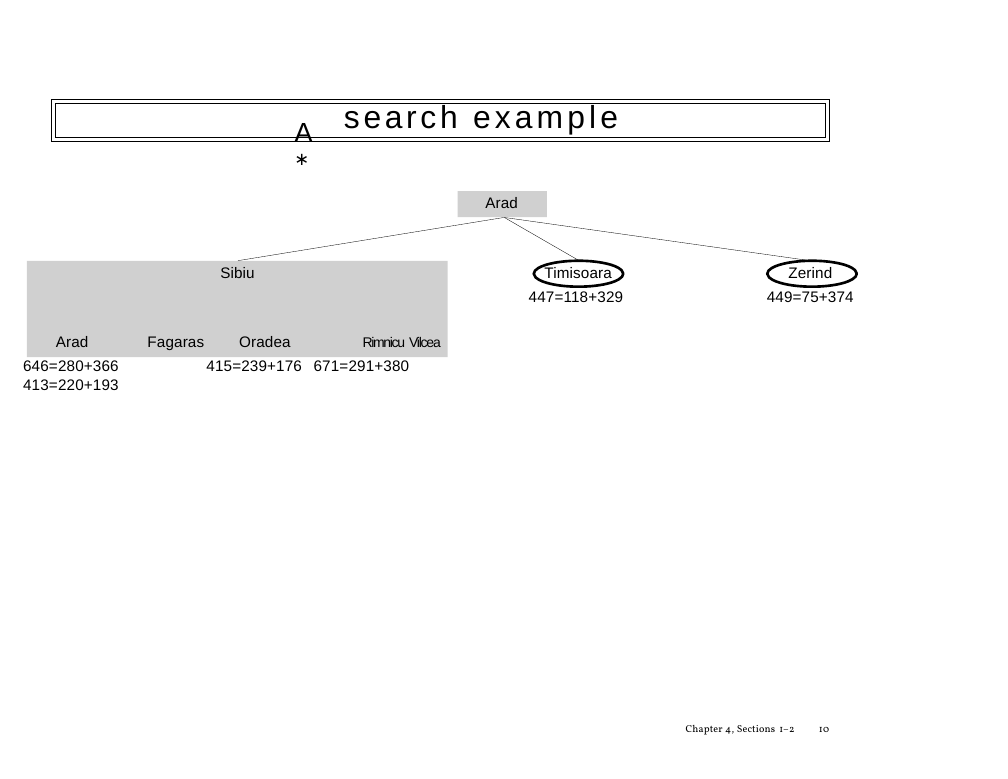
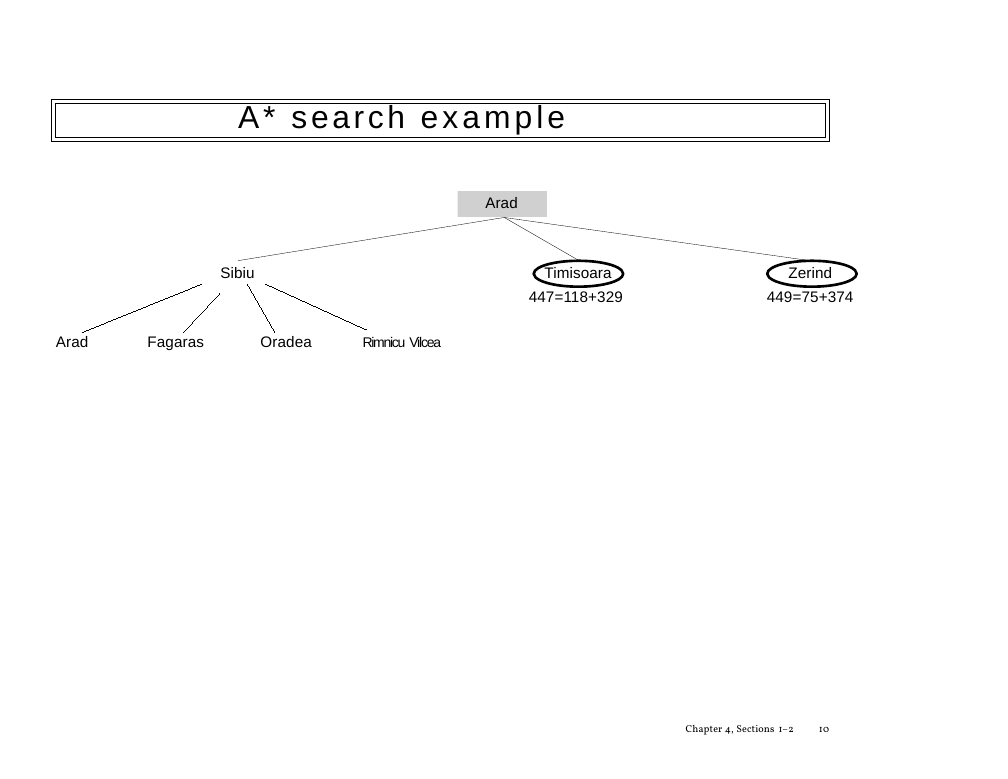
Before and after one commit to tdhock/2023-08-artificial-intelligence, a slide deck: slide 10 of slides/chapter3.2.pptx. Drawn at 1008x779 pixels with LibreOffice and Linux fonts; fonts in the diff are those of the drawing; grey boxes stand for pictures. Boxes give left, top, right and bottom in pixels: in the first picture for what was removed or moved away, otherwise in the second. Text is boxed around its words. In the diff, an @@ line names an element or a change of style, - is before the commit and + after.

```diff
--- a/slides/chapter3.2.pptx
+++ b/slides/chapter3.2.pptx
@@ text at [238,103,566,135]: text changed @@
-search example
+A* search example
@@ text removed at [294,123,312,142] @@
-A∗
@@ picture removed at [27,261,447,357] @@
@@ freeform shape at [534,261,624,287]: outline redrawn @@
@@ line added from (82, 333) to (202, 284), #000000 0.75 pt @@
@@ line added from (183, 333) to (220, 293), #000000 0.75 pt @@
@@ line added from (275, 333) to (247, 284), #000000 0.75 pt @@
@@ line added from (266, 284) to (367, 330), #000000 0.75 pt @@
@@ text "Arad Fagaras Oradea" rewrapped from [56,336,291,350] to [56,336,311,350] @@
@@ text "Rimnicu Vilcea" at [363,337,441,347]: letter spacing -1 to -0.9 pt in "Vilcea" @@
@@ text removed at [23,360,410,371] @@
-646=280+366 415=239+176 671=291+380 413=220+193
```
Also in this commit, not shown: 17 other slides changed, 3 other files.
